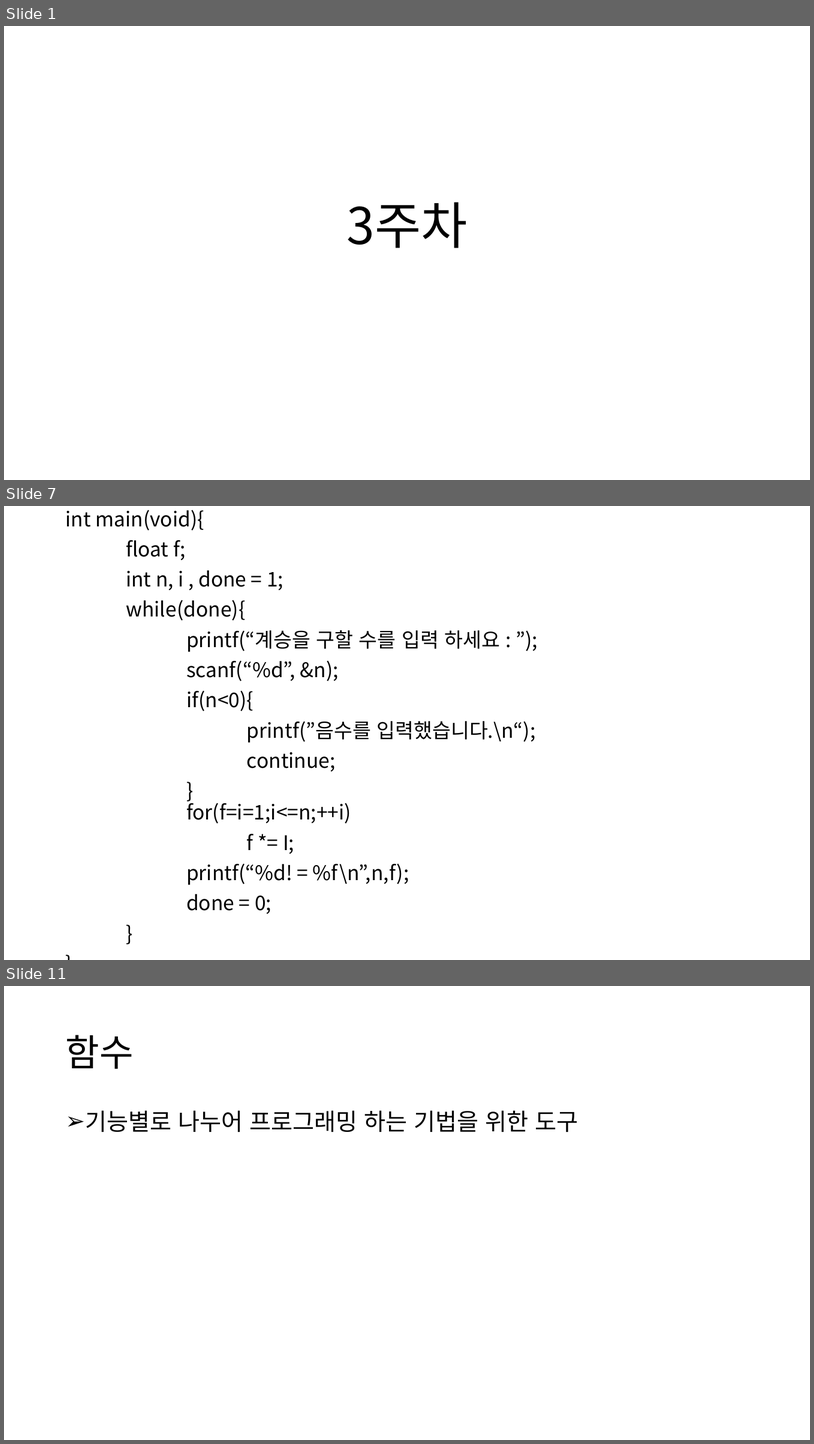
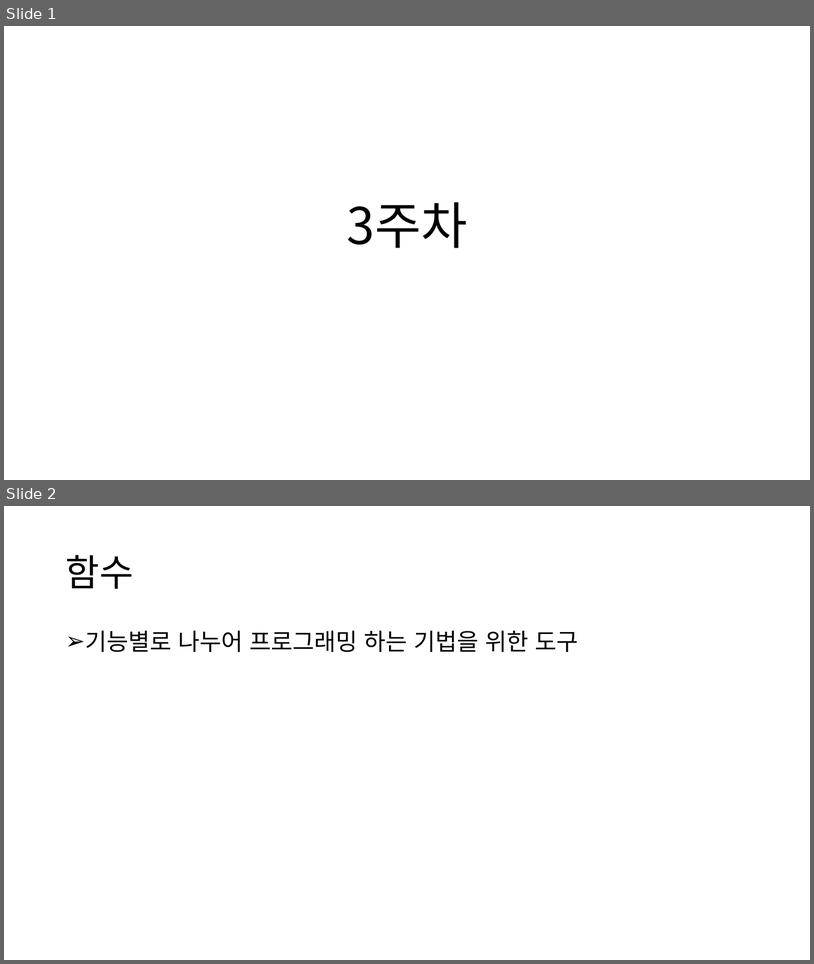
Before and after one commit to chohanjoo/C_Study, a slide deck: c언어 교제3.pptx. Shown one above the other, each under a label of ours: slides 1, 7 and 11 before the commit, slides 1 and 2 after it; the slides between them are not shown. The pictures are 814x1444 and 814x964 pixels, drawn with LibreOffice and Linux fonts; fonts in the diff are those of the drawing. Boxes give left, top, right and bottom in pixels: in the first picture for what was removed or moved away, otherwise in the second. Text is boxed around its words. In the diff, an @@ line names an element or a change of style, - is before the commit and + after.

```diff
--- a/c언어 교제3.pptx
+++ b/c언어 교제3.pptx
@@ slide 7 removed at (4, 506, 810, 960), background #FFFFFF @@
@@ text removed at (65, 510, 536, 913) @@
-int main(void){
-float f;
-int n, i , done = 1;
-while(done){
-printf(“계승을 구할 수를 입력 하세요 : ”);
-scanf(“%d”, &n);
-if(n<0){
-printf(”음수를 입력했습니다.\n“);
-continue;
-}
-for(f=i=1;i<=n;++i)
-f *= I;
-printf(“%d! = %f\n”,n,f);
-done = 0;
-}
-}
@@ what was slide 11 is now slide 2 @@
```
Also in this commit, not shown: 8 other slides removed, 7 other files.
